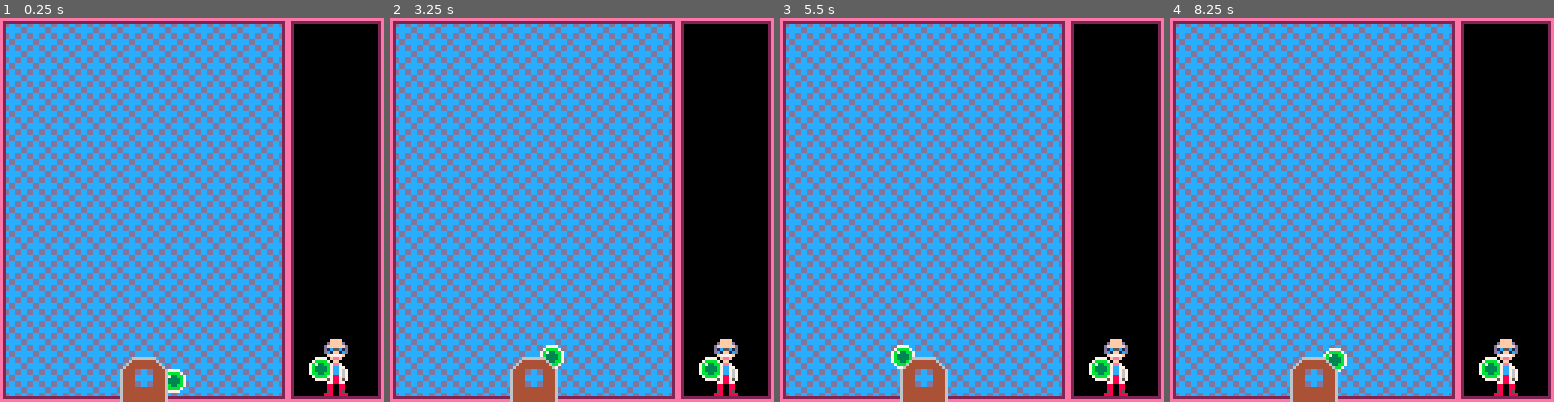
Above: before the commit, frames 1-4 (left to right).
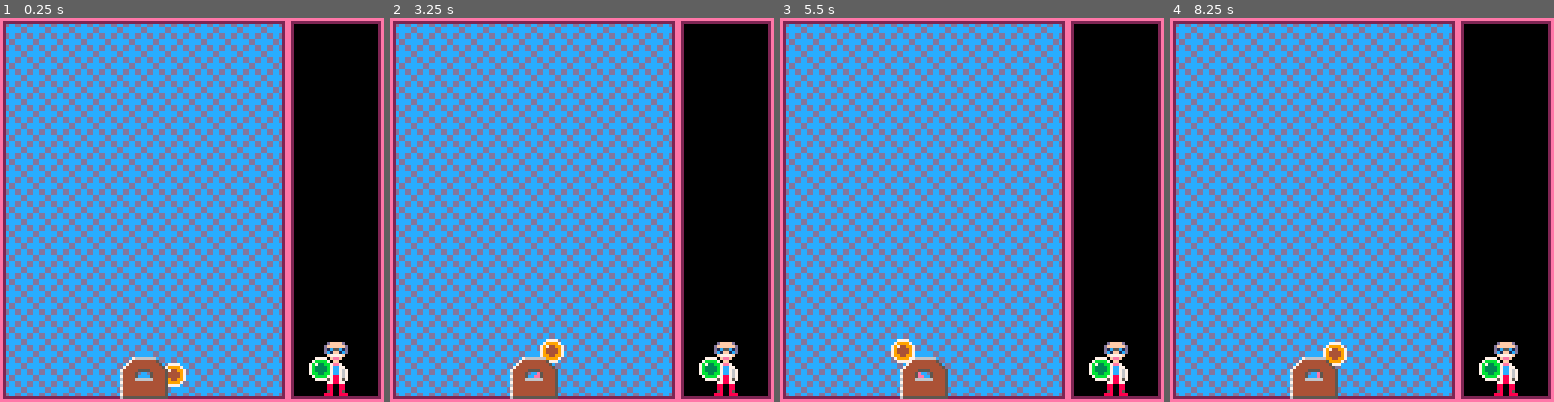
Above: after the commit, the same moments.

Repository: adamwoolridge/pico8
Game: PICO-8 cartridge bonbonshoot.p8
The game is run twice, just before and just after one commit, with the same random seed, the same clock (stepped at 60 frames per second) and the same inputs.
Inputs:
- Up to frame 1 (0.25 s): no input
- Up to frame 2 (3.25 s): hold Right 1.6-2.1 s; hold Right 2.47-3.03 s; hold Left from 3.08 s (still down)
- Up to frame 3 (5.5 s): release Left at 3.58 s; hold Right 4.02-4.68 s; hold Left from 5.08 s (still down)
- Up to frame 4 (8.25 s): release Left at 5.68 s; hold Right 6.08-6.58 s; hold Right 6.63-7.13 s; hold Right 7.5-8.07 s; hold Left from 8.12 s (still down)

The runs differ from the first frame. In frame 1, 0.8% of the frame differs, in the area x 31-90%, y 83-100%; in frame 2, 0.8%; in frame 3, 0.9%, in the area x 28-90%, y 83-100%; in frame 4, 0.8%.

Commit message:
[Bonbon] More

Diff:
--- a/bonbonshoot.p8
+++ b/bonbonshoot.p8
@@ -37,10 +37,12 @@
 
 
 	x = 44 + cos1(angle/360)*10
-	y = 117 + sin1(angle/360)*10
-
-
-	spr (18, x, y)
+	y = 115 + sin1(angle/360)*10
+
+
+	line(x+3,y+4, 44+3, 117+4,14)
+	line(x+4,y+4, 44+4, 117+4,14)
+	spr (1, x, y)
 
 	spr(7, 5*8, 14*8)
 	spr(8, 6*8, 14*8)
@@ -57,21 +59,21 @@
 end
 __gfx__
 0000000000777700007777000000000000000000000000000000000000000000000000000000000000000000eeeeeeeeeeeeeeeeeeeeeeee0000000000000000
-0000000007999970078888700000000000000000000000000000000000006666666600000000000000000000e2222222222222222222222e0000000000000000
-0070070079744997787228870000000000000000000000000000000000064444444460000000000000000000e2dccddccddccddccddccd2e0000000000000000
-0007700079444497782222870000000000000000000000000000000000644444444446000000000000000000e2cccccddccccccddccccc2e0000000000000000
-0007700079444497782222870000000000000000000000000000000006444444444444600000000000000000e2cccccddccccccddccccc2e0000000000000000
-0070070079944997788228870000000000000000000000000000000064444000000444460000000000000000e2dccddccddccddccddccd2e0000000000000000
-0000000007999970078888700000000000000000000000000000000064444000000444460000000000000000e2dccddccddccddccddccd2e0000000000000000
-0000000000777700007777000000000000000000000000000000000064444000000444460000000000000000e2cddccccccddccccccddc2e0000000000000000
-00ffff000077770000777700e20000000000002e000000000000000064444000000444460000000000000000e2cddccccccddccccccddc2e0000000000000000
-0dffffd007cccc7007bbbb70e20000000000002e000000000000000064444000000444460000000000000000e2dccddccddccddccddccd2e0000000000000000
-dffffffd7c711cc77b733bb7e20000000000002e000000000000000064444000000444460000000000000000e2dccddccddccddccddccd2e0000000000000000
-d1c55c1d7c1111c77b3333b7e20000000000002e000000000000000064444444444444460000000000000000e2cccccddccccccddccccc2e0000000000000000
-dc1ff1cd7c1111c77b3333b7e20000000000002e000000000000000064444444444444460000000000000000e2cccccddccccccddccccc2e0000000000000000
-0f7777f07cc11cc77bb33bb7e20000000000002e000000000000000064444444444444460000000000000000e2dccddccddccddccddccd2e0000000000000000
-00feef0007cccc7007bbbb70e20000000000002e000000000000000064444444444444460000000000000000e2dccddccddccddccddccd2e0000000000000000
-000ff0000077770000777700e20000000000002e000000000000000064444444444444460000000000000000e2cddccccccddccccccddc2e0000000000000000
+0000000007999970078888700000000000000000000000000000000000007666666600000000000000000000e2222222222222222222222e0000000000000000
+0070070079744997787228870000000000000000000000000000000000074444444450000000000000000000e2dccddccddccddccddccd2e0000000000000000
+0007700079444497782222870000000000000000000000000000000000744444444445000000000000000000e2cccccddccccccddccccc2e0000000000000000
+0007700079444497782222870000000000000000000000000000000007444444444444500000000000000000e2cccccddccccccddccccc2e0000000000000000
+0070070079944997788228870000000000000000000000000000000074444455554444450000000000000000e2dccddccddccddccddccd2e0000000000000000
+0000000007999970078888700000000000000000000000000000000064444500005444450000000000000000e2dccddccddccddccddccd2e0000000000000000
+0000000000777700007777000000000000000000000000000000000074444500005444450000000000000000e2cddccccccddccccccddc2e0000000000000000
+000000000077770000777700e20000000000002e000000000000000064444666666444450000000000000000e2cddccccccddccccccddc2e0000000000000000
+0dffffd007cccc7007bbbb70e20000000000002e000000000000000074444444444444450000000000000000e2dccddccddccddccddccd2e0000000000000000
+dffffffd7c711cc77b733bb7e20000000000002e000000000000000064444444444444450000000000000000e2dccddccddccddccddccd2e0000000000000000
+d1c55c1d7c1111c77b3333b7e20000000000002e000000000000000074444444444444450000000000000000e2cccccddccccccddccccc2e0000000000000000
+dc1ff1cd7c1111c77b3333b7e20000000000002e000000000000000064444444444444450000000000000000e2cccccddccccccddccccc2e0000000000000000
+0f7777f07cc11cc77bb33bb7e20000000000002e000000000000000074444444444444450000000000000000e2dccddccddccddccddccd2e0000000000000000
+00feef0007cccc7007bbbb70e20000000000002e000000000000000065555555555555550000000000000000e2dccddccddccddccddccd2e0000000000000000
+000ff0000077770000777700e20000000000002e0000000000000000eeeeeeeeeeeeeeee0000000000000000e2cddccccccddccccccddc2e0000000000000000
 007ee7000000000000000000eeeeeeeeeeeeeeee0000002ee200000000000000000000000000000000000000e2cddccccccddccccccddc2e0000000000000000
 077cc7700000000000000000e2222222222222220000002ee200000000000000000000000000000000000000e2dccddccddccddccddccd2e0000000000000000
 767cc7670000000000000000e2000000000000000000002ee200000000000000000000000000000000000000e2dccddccddccddccddccd2e0000000000000000
